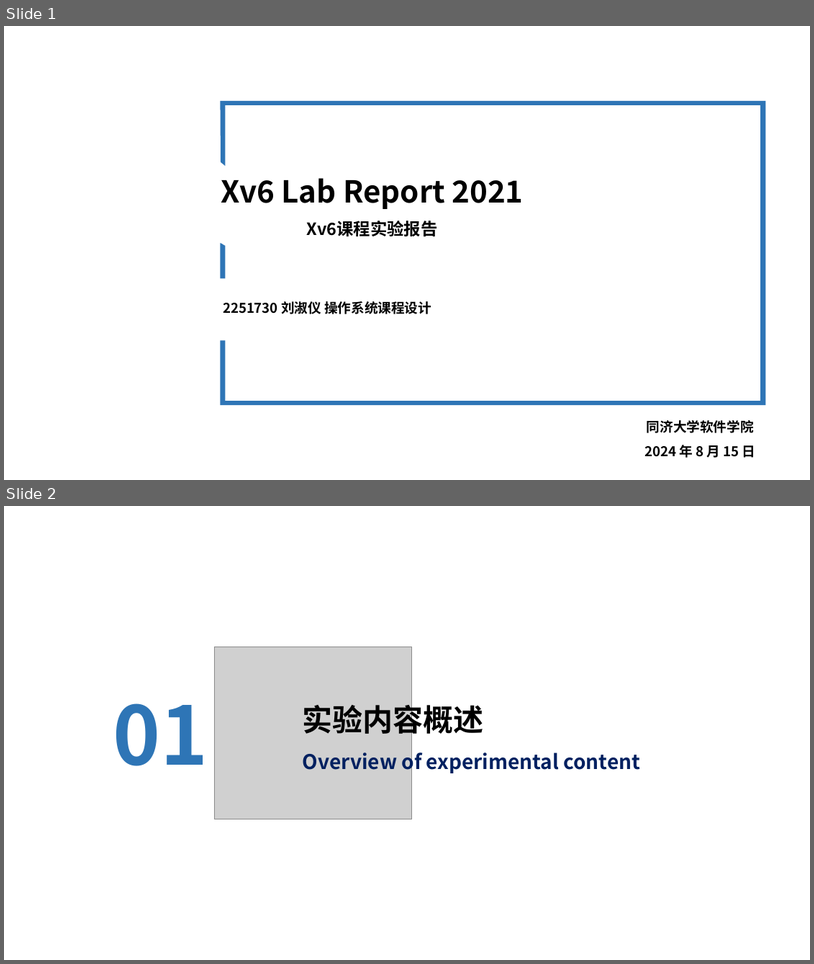
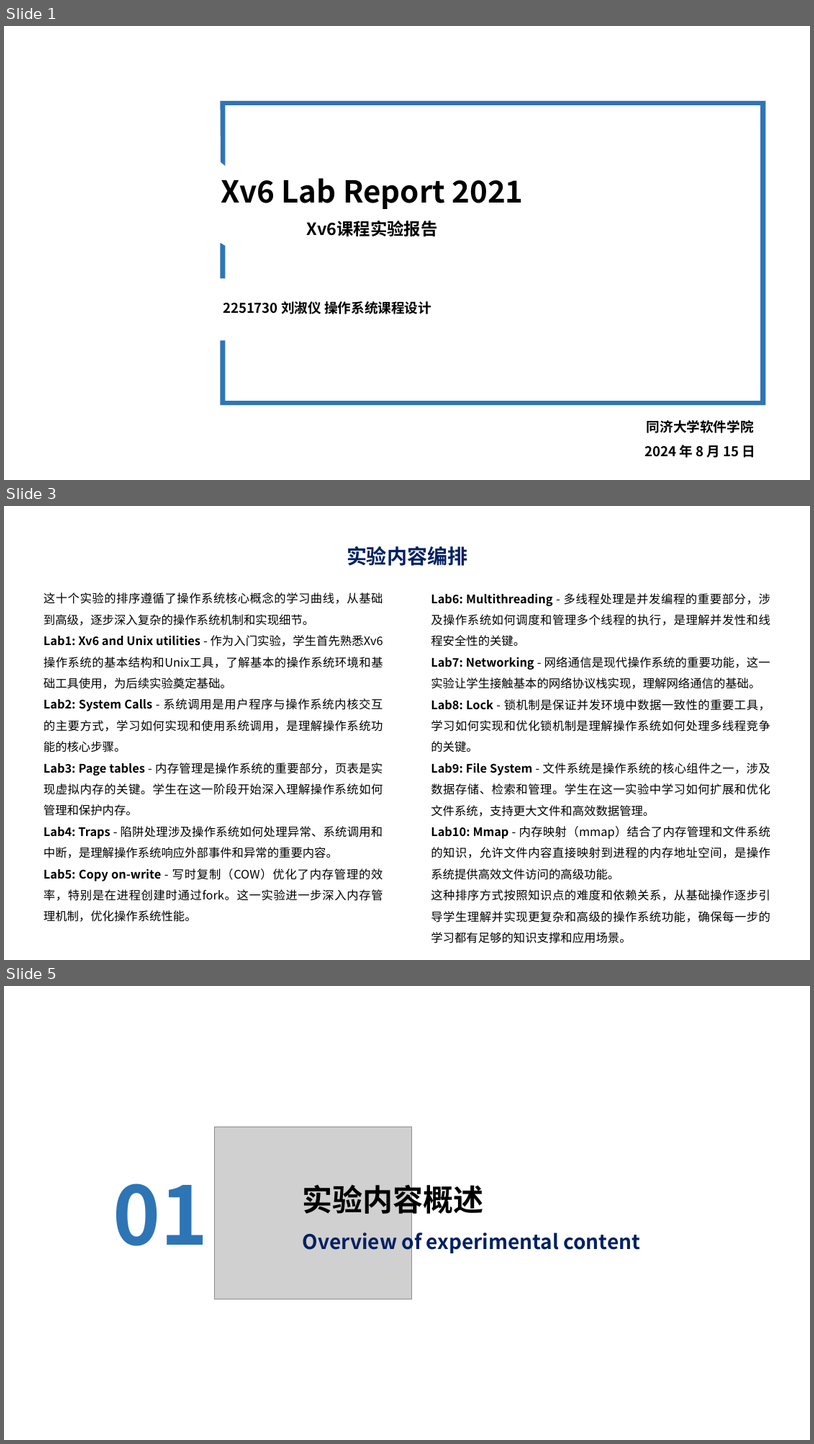
Before and after one commit to bunnyoii/Xv6_Lab_Report_2021, a slide deck: Xv6_Lab_Report_2021.pptx. Shown one above the other, each under a label of ours: slides 1 and 2 before the commit, slides 1, 3 and 5 after it; the slides between them are not shown. The pictures are 814x964 and 814x1444 pixels, drawn with LibreOffice and Linux fonts; fonts in the diff are those of the drawing; grey boxes stand for pictures; background and template pictures are left out. Boxes give left, top, right and bottom in pixels: in the first picture for what was removed or moved away, otherwise in the second. Text is boxed around its words. In the diff, an @@ line names an element or a change of style, - is before the commit and + after.

```diff
--- a/Xv6_Lab_Report_2021.pptx
+++ b/Xv6_Lab_Report_2021.pptx
@@ slide 3 added at [4,506,810,960], background #FFFFFF @@
@@ text added at [347,546,468,566], 24 pt, text #002060, bold @@
+实验内容编排
@@ text added at [44,592,383,921], 14 pt, text #000000 @@
+这十个实验的排序遵循了操作系统核心概念的学习曲线，从基础到高级，逐步深入复杂的操作系统机制和实现细节。
+Lab1: Xv6 and Unix utilities - 作为入门实验，学生首先熟悉Xv6操作系统的基本结构和Unix工具，了解基本的操作系统环境和基础工具使用，为后续实验奠定基础。
+Lab2: System Calls - 系统调用是用户程序与操作系统内核交互的主要方式，学习如何实现和使用系统调用，是理解操作系统功能的核心步骤。
+Lab3: Page tables - 内存管理是操作系统的重要部分，页表是实现虚拟内存的关键。学生在这一阶段开始深入理解操作系统如何管理和保护内存。
+Lab4: Traps - 陷阱处理涉及操作系统如何处理异常、系统调用和中断，是理解操作系统响应外部事件和异常的重要内容。
+Lab5: Copy on-write - 写时复制（COW）优化了内存管理的效率，特别是在进程创建时通过fork。这一实验进一步深入内存管理机制，优化操作系统性能。
@@ text added at [431,593,771,943], 14 pt, text #000000 @@
+Lab6: Multithreading - 多线程处理是并发编程的重要部分，涉及操作系统如何调度和管理多个线程的执行，是理解并发性和线程安全性的关键。
+Lab7: Networking - 网络通信是现代操作系统的重要功能，这一实验让学生接触基本的网络协议栈实现，理解网络通信的基础。
+Lab8: Lock - 锁机制是保证并发环境中数据一致性的重要工具，学习如何实现和优化锁机制是理解操作系统如何处理多线程竞争的关键。
+Lab9: File System - 文件系统是操作系统的核心组件之一，涉及数据存储、检索和管理。学生在这一实验中学习如何扩展和优化文件系统，支持更大文件和高效数据管理。
+Lab10: Mmap - 内存映射（mmap）结合了内存管理和文件系统的知识，允许文件内容直接映射到进程的内存地址空间，是操作系统提供高效文件访问的高级功能。
+这种排序方式按照知识点的难度和依赖关系，从基础操作逐步引导学生理解并实现更复杂和高级的操作系统功能，确保每一步的学习都有足够的知识支撑和应用场景。
@@ what was slide 2 is now slide 5 @@
```
Also in this commit, not shown: 10 slides changed, 2 other slides added, 1 other file.
